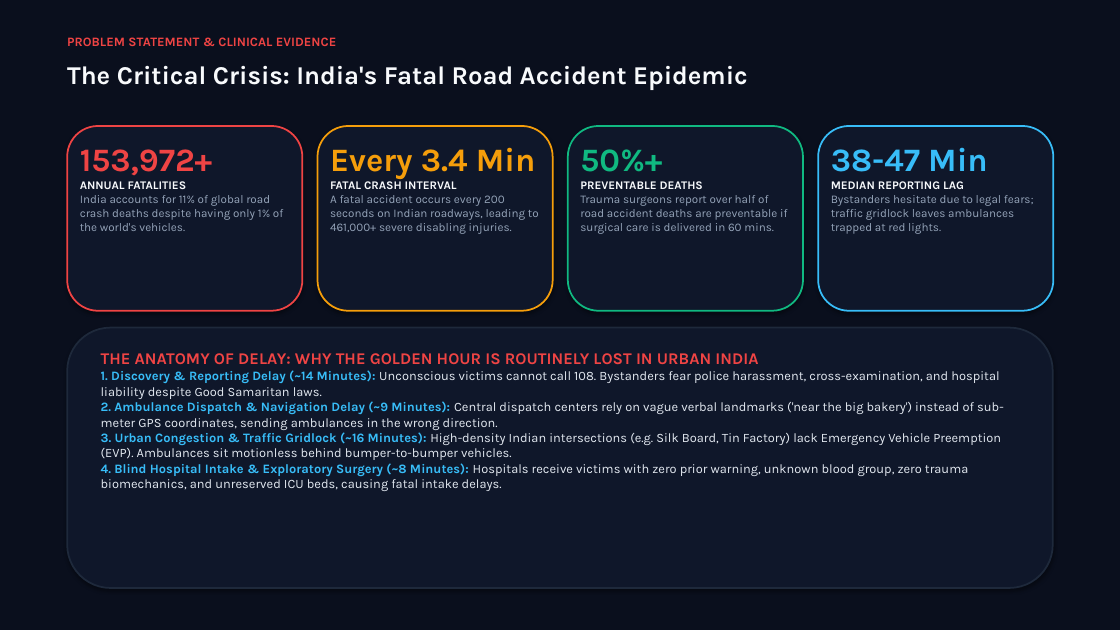
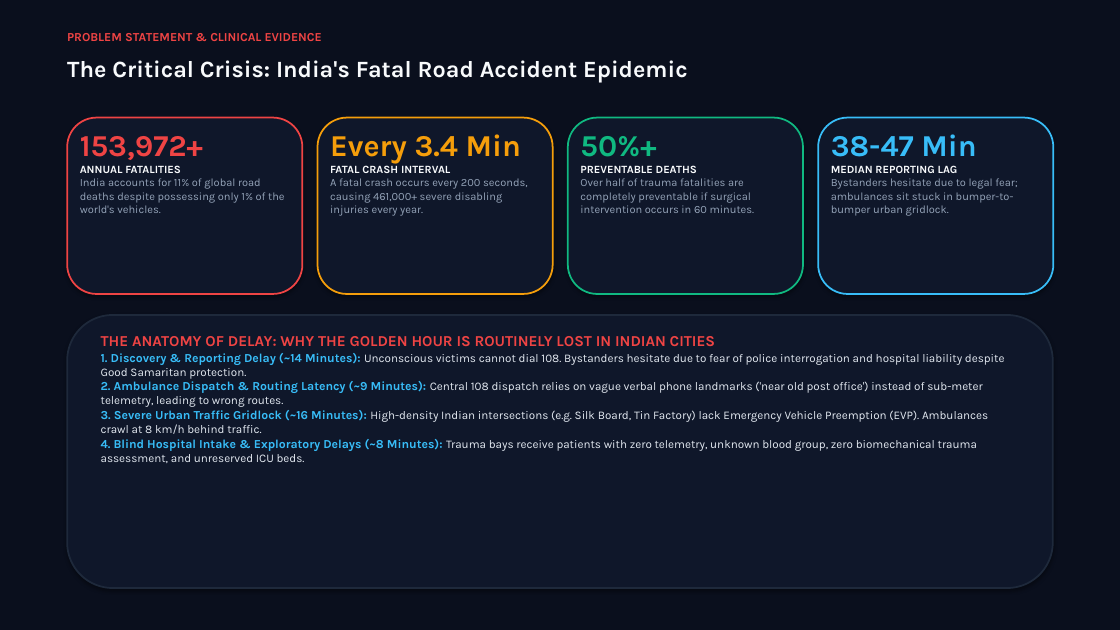
Before and after one commit to StevinJoseph22/Rakshak-AI, a slide deck: slide 2 of Vikist Blueprint/2. PITCH FILES/Rakshak_AI_Master_Presentation.pptx. Drawn at 1120x630 pixels with LibreOffice and Linux fonts; fonts in the diff are those of the drawing. Boxes give left, top, right and bottom in pixels: in the first picture for what was removed or moved away, otherwise in the second. Text is boxed around its words. In the diff, an @@ line names an element or a change of style, - is before the commit and + after.

```diff
--- a/Vikist Blueprint/2. PITCH FILES/Rakshak_AI_Master_Presentation.pptx
+++ b/Vikist Blueprint/2. PITCH FILES/Rakshak_AI_Master_Presentation.pptx
@@ text "PROBLEM STATEMENT & CLINICAL EVIDENCE" at bbox=[67, 33, 322, 41]: size 11 to 10.5 pt @@
@@ text "The Critical Crisis: India's Fatal ..." at bbox=[67, 60, 687, 83]: size 22 to 20 pt @@
@@ rounded rectangle: place and size @@
-rounded rectangle at bbox=[67, 126, 302, 311]
+rounded rectangle at bbox=[67, 118, 302, 294]
@@ rounded rectangle: place and size @@
-rounded rectangle at bbox=[318, 126, 553, 311]
+rounded rectangle at bbox=[318, 118, 553, 294]
@@ rounded rectangle: place and size @@
-rounded rectangle at bbox=[568, 126, 803, 311]
+rounded rectangle at bbox=[568, 118, 803, 294]
@@ rounded rectangle: place and size @@
-rounded rectangle at bbox=[818, 126, 1054, 311]
+rounded rectangle at bbox=[818, 118, 1054, 294]
@@ text at bbox=[80, 136, 203, 173]: size 28 to 26 pt in "153,972+"; size 10 to 9.5 pt in "ANNUAL FATALITIES" @@
@@ text "153,972+": place and size @@
-text "153,972+" at bbox=[80, 149, 283, 231]
+text "153,972+" at bbox=[80, 136, 285, 213]
@@ text at bbox=[330, 134, 521, 173]: size 28 to 26 pt in "Every 3.4 Min"; size 10 to 9.5 pt in "FATAL CRASH INTERVAL" @@
@@ text "Every 3.4 Min": place and size @@
-text "Every 3.4 Min" at bbox=[330, 147, 539, 234]
+text "Every 3.4 Min" at bbox=[330, 134, 528, 216]
@@ text at bbox=[580, 136, 697, 173]: size 28 to 26 pt in "50%+"; size 10 to 9.5 pt in "PREVENTABLE DEATHS" @@
@@ text "50%+": place and size @@
-text "50%+" at bbox=[580, 149, 787, 234]
+text "50%+" at bbox=[580, 136, 755, 213]
@@ text at bbox=[831, 134, 976, 173]: size 28 to 26 pt in "38-47 Min"; size 10 to 9.5 pt in "MEDIAN REPORTING LAG" @@
@@ text "38-47 Min": place and size @@
-text "38-47 Min" at bbox=[831, 148, 1034, 234]
+text "38-47 Min" at bbox=[831, 134, 1017, 216]
@@ text at bbox=[80, 178, 285, 213]: text changed; size 10 to 9.5 pt @@
-India accounts for 11% of global road crash deaths despite having only 1% of the world's vehicles.
+India accounts for 11% of global road deaths despite possessing only 1% of the world's vehicles.
@@ text at bbox=[330, 178, 528, 216]: text changed; size 10 to 9.5 pt @@
-A fatal accident occurs every 200 seconds on Indian roadways, leading to 461,000+ severe disabling injuries.
+A fatal crash occurs every 200 seconds, causing 461,000+ severe disabling injuries every year.
@@ text at bbox=[580, 178, 755, 213]: text changed; size 10 to 9.5 pt @@
-Trauma surgeons report over half of road accident deaths are preventable if surgical care is delivered in 60 mins.
+Over half of trauma fatalities are completely preventable if surgical intervention occurs in 60 minutes.
@@ text at bbox=[831, 178, 1017, 216]: text changed; size 10 to 9.5 pt @@
-Bystanders hesitate due to legal fears; traffic gridlock leaves ambulances trapped at red lights.
+Bystanders hesitate due to legal fear; ambulances sit stuck in bumper-to-bumper urban gridlock.
@@ rounded rectangle: place and size @@
-rounded rectangle at bbox=[67, 328, 1053, 588]
+rounded rectangle at bbox=[67, 315, 1053, 588]
@@ text at bbox=[101, 336, 1005, 463]: text changed; size 11 to 10 pt @@
-THE ANATOMY OF DELAY: WHY THE GOLDEN HOUR IS ROUTINELY LOST IN URBAN INDIA
-1. Discovery & Reporting Delay (~14 Minutes): Unconscious victims cannot call 108. Bystanders fear police harassment, cross-examination, and hospital liability despite Good Samaritan laws.
-2. Ambulance Dispatch & Navigation Delay (~9 Minutes): Central dispatch centers rely on vague verbal landmarks ('near the big bakery') instead of sub-meter GPS coordinates, sending ambulances in the wrong direction.
-3. Urban Congestion & Traffic Gridlock (~16 Minutes): High-density Indian intersections (e.g. Silk Board, Tin Factory) lack Emergency Vehicle Preemption (EVP). Ambulances sit motionless behind bumper-to-bumper vehicles.
-4. Blind Hospital Intake & Exploratory Surgery (~8 Minutes): Hospitals receive victims with zero prior warning, unknown blood group, zero trauma biomechanics, and unreserved ICU beds, causing fatal intake delays.
+THE ANATOMY OF DELAY: WHY THE GOLDEN HOUR IS ROUTINELY LOST IN INDIAN CITIES
+1. Discovery & Reporting Delay (~14 Minutes): Unconscious victims cannot dial 108. Bystanders hesitate due to fear of police interrogation and hospital liability despite Good Samaritan protection.
+2. Ambulance Dispatch & Routing Latency (~9 Minutes): Central 108 dispatch relies on vague verbal phone landmarks ('near old post office') instead of sub-meter telemetry, leading to wrong routes.
+3. Severe Urban Traffic Gridlock (~16 Minutes): High-density Indian intersections (e.g. Silk Board, Tin Factory) lack Emergency Vehicle Preemption (EVP). Ambulances crawl at 8 km/h behind traffic.
+4. Blind Hospital Intake & Exploratory Delays (~8 Minutes): Trauma bays receive patients with zero telemetry, unknown blood group, zero biomechanical trauma assessment, and unreserved ICU beds.
```
Also in this commit, not shown: 15 other slides changed, 4 slides added, 2 slides removed, 8 other files.
